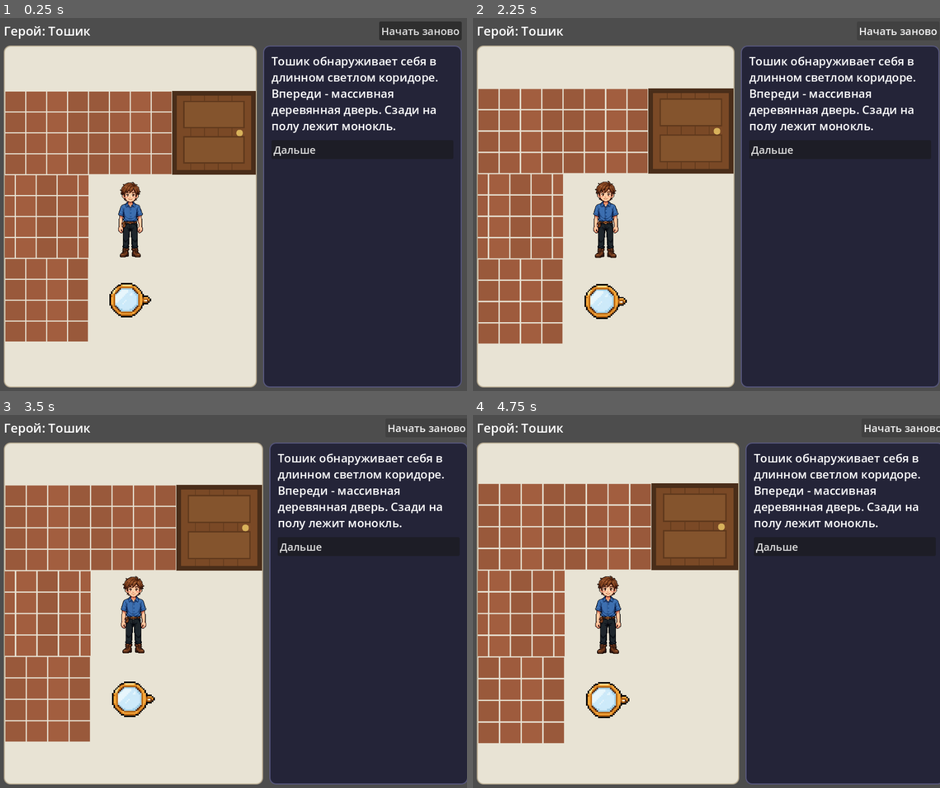
Above: before the commit, frames 1-4 (two rows, left to right).
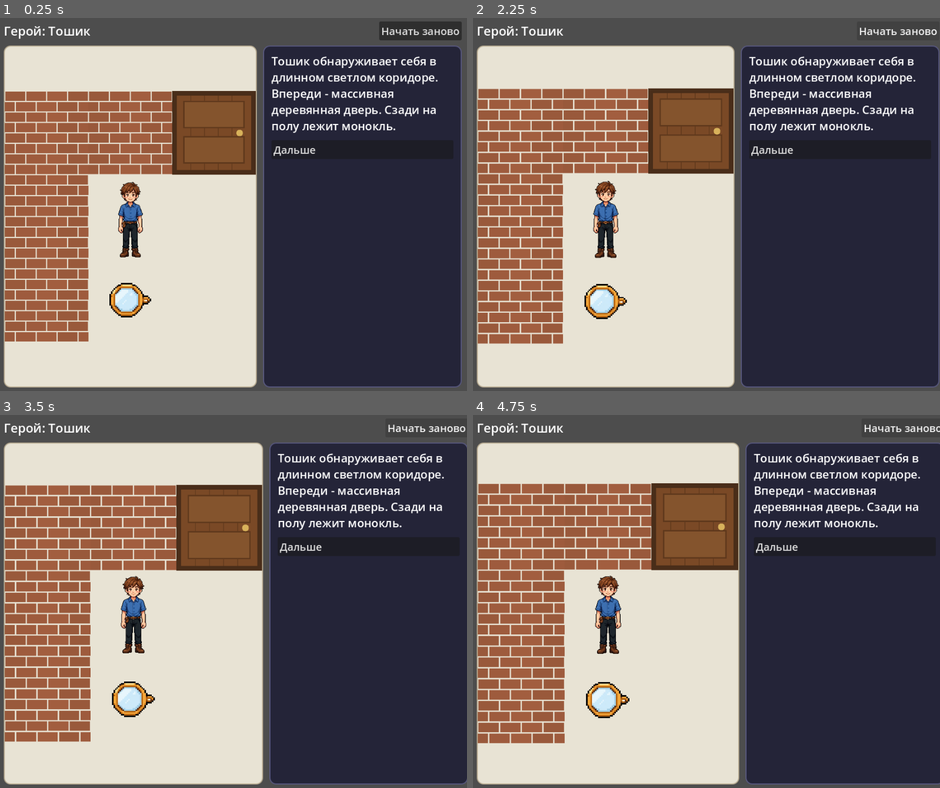
Above: after the commit, the same moments.

Repository: ssokratov/tnquest_godot
Game: Godot game, scene res://scenes/main.tscn
Same seed, same stepped clock (60 frames per second), same inputs: the game is played once before the commit and once after it.
Inputs:
- Up to frame 1 (0.25 s): no input
- Up to frame 2 (2.25 s): click "Начать заново" at 0.5 s; click "Начать заново" at 1.25 s; click "Начать заново" at 2 s
- Up to frame 3 (3.5 s): click "Начать заново" at 2.75 s
- Up to frame 4 (4.75 s): click "Начать заново" at 3.5 s; click "Начать заново" at 4.25 s

The runs differ from the first frame. In frame 1, 2.1% of the frame differs, in the area x 1-37%, y 22-87%; in frame 2, 2.6%; in frame 3, 2.7%; in frame 4, 2.7%, in the area x 1-39%, y 20-89%.

Commit message:
Running-bond rectangular smaller bricks

Diff:
--- a/scripts/main.gd
+++ b/scripts/main.gd
@@ -302,34 +302,37 @@
 
 
 # --- procedural brick texture (walls) --------------------------------------
-# 256x256, four courses per cell, half-brick offset on odd rows, so the
-# pattern tiles seamlessly across neighbouring wall cells (each cell
-# stretches the same square texture). Small bricks, thin mortar lines
-# and only a whisper of per-brick shade variation keep the wall neat
-# and even instead of chunky; the variation is a hash of
-# parity/course/index, so it never flickers between refreshes.
-var brick_textures := {}
-
-
-func _brick_texture(parity: int) -> Texture2D:
-	if parity in brick_textures:
-		return brick_textures[parity]
+# 256x256, eight courses per cell, bricks 64x32 (true brick rectangles,
+# half the height of the previous square version). Running bond: every
+# course is offset by half a brick relative to its neighbours, inside
+# the tile as well as across tiles — the old version only offset
+# alternate tile rows, so joints lined up into a grid inside each
+# tile and the wall read as plain squares. The offset depends on
+# course parity alone, so the pattern continues seamlessly over cell
+# borders in both directions with a single texture. Shade variation
+# is a hash of course/index, so it never flickers between refreshes.
+var brick_texture_cache: Texture2D = null
+
+
+func _brick_texture() -> Texture2D:
+	if brick_texture_cache != null:
+		return brick_texture_cache
 	var s := 256
 	var img := Image.create(s, s, false, Image.FORMAT_RGBA8)
 	img.fill(SCENE_BG)
-	var course_h := 64
+	var course_h := 32
 	var brick_w := 64
 	var gap := 4
-	for course in 4:
+	for course in 8:
 		var y0 := course * course_h + gap / 2
 		var y1 := (course + 1) * course_h - gap / 2
-		var offset := 0 if parity == 0 else -brick_w / 2
+		var offset := 0 if course % 2 == 0 else -brick_w / 2
 		var idx := 0
 		var x := offset
 		while x < s:
 			var x0 := x + gap / 2
 			var x1 := x + brick_w - gap / 2
-			var shade := 0.97 + 0.03 * ((parity * 7 + course * 3 + idx) % 3)
+			var shade := 0.97 + 0.03 * ((course * 3 + idx) % 3)
 			var col := Color(BRICK_COLOR.r * shade, BRICK_COLOR.g * shade, BRICK_COLOR.b * shade, 1)
 			for py in range(y0, y1):
 				for px in range(max(x0, 0), min(x1, s)):
@@ -337,7 +340,7 @@
 			idx += 1
 			x += brick_w
 	var tex := ImageTexture.create_from_image(img)
-	brick_textures[parity] = tex
+	brick_texture_cache = tex
 	return tex
 
 
@@ -673,13 +676,13 @@
 				same.call(x, y - 1), same.call(x, y + 1),
 				same.call(x - 1, y), same.call(x + 1, y)))
 			scene_grid.add_child(cell)
-			# Walls get a brick texture child (row parity alternates
-			# the course offset); roads, bare floor, doors and marks
-			# are pure background shapes: nothing is drawn inside them
+			# Walls get a brick texture child (running bond, offset
+			# per course); roads, bare floor, doors and marks are
+			# pure background shapes: nothing is drawn inside them
 			# (their emoji are never rendered as text, so no tofu).
 			if not is_player and emoji == "⬛️":
 				var brick := TextureRect.new()
-				brick.texture = _brick_texture(y % 2)
+				brick.texture = _brick_texture()
 				brick.expand_mode = TextureRect.EXPAND_IGNORE_SIZE
 				brick.stretch_mode = TextureRect.STRETCH_SCALE
 				cell.add_child(brick)
